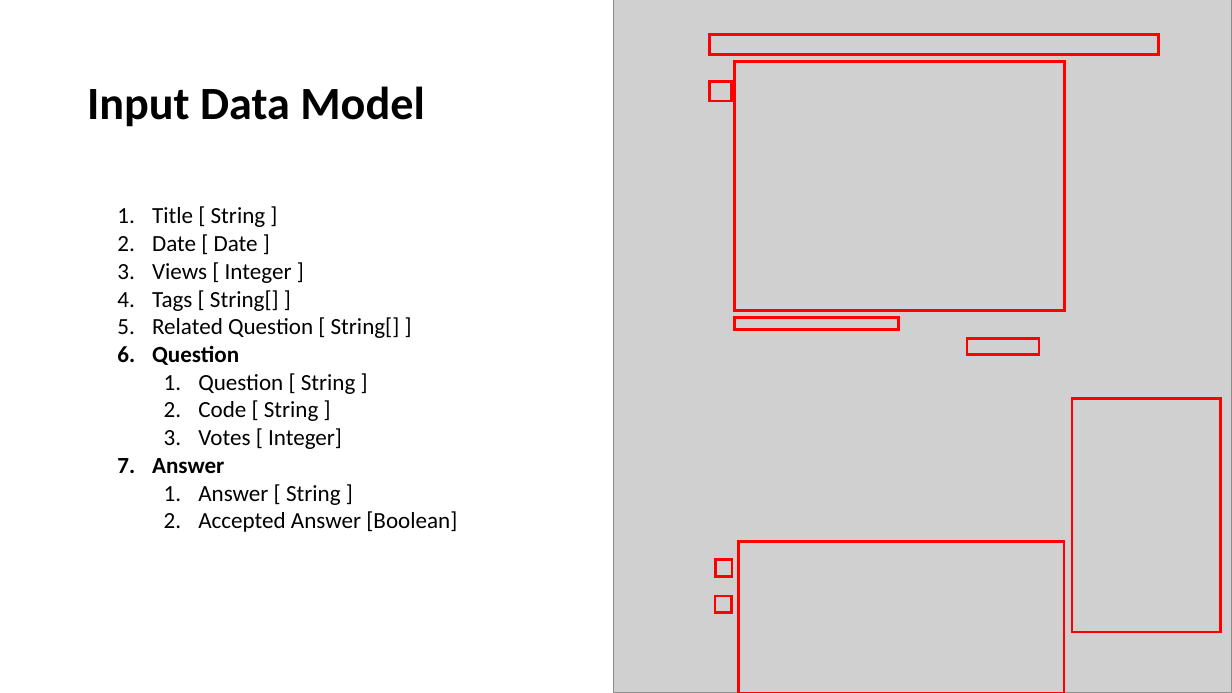
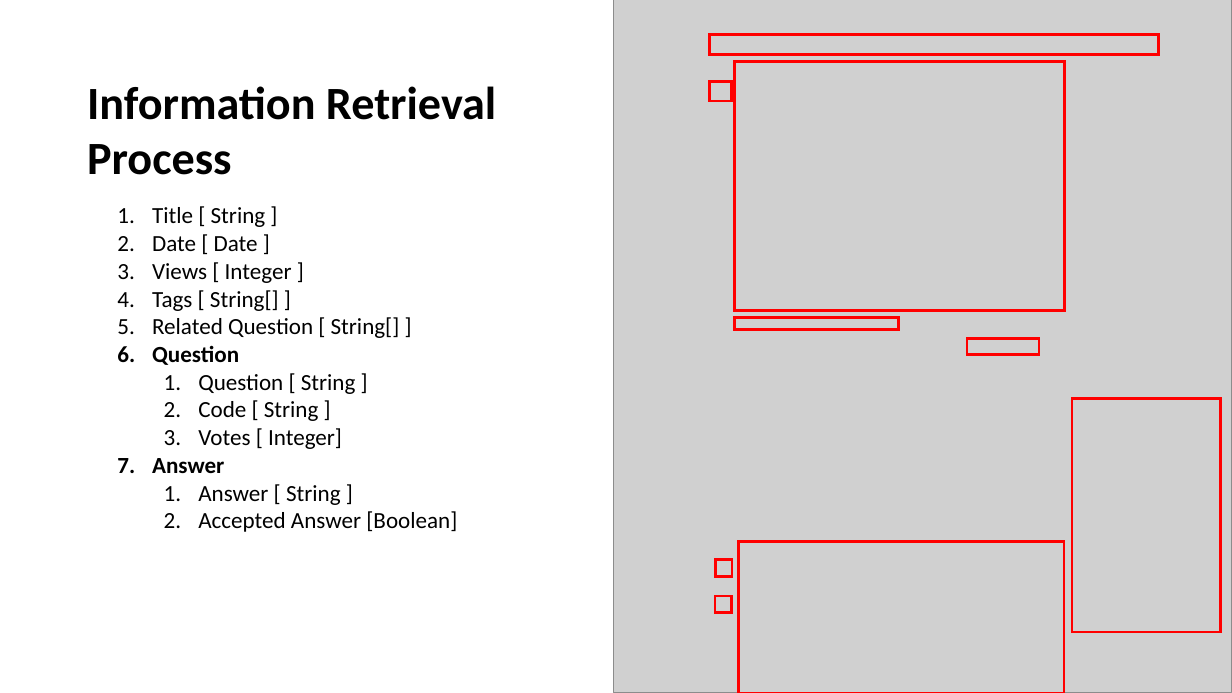
Before and after one commit to KevinCT/SearchFlow, a slide deck: slide 2 of meetings/24-05-2019 Searchflow.pptx. Drawn at 1232x693 pixels with LibreOffice and Linux fonts; fonts in the diff are those of the drawing; grey boxes stand for pictures. Boxes give left, top, right and bottom in pixels: in the first picture for what was removed or moved away, otherwise in the second. Text is boxed around its words. In the diff, an @@ line names an element or a change of style, - is before the commit and + after.

```diff
--- a/meetings/24-05-2019 Searchflow.pptx
+++ b/meetings/24-05-2019 Searchflow.pptx
@@ text at bbox=[87, 86, 496, 175]: text changed @@
-Input Data Model
+Information Retrieval Process
```
Also in this commit, not shown: 2 other slides changed, 1 other file.
